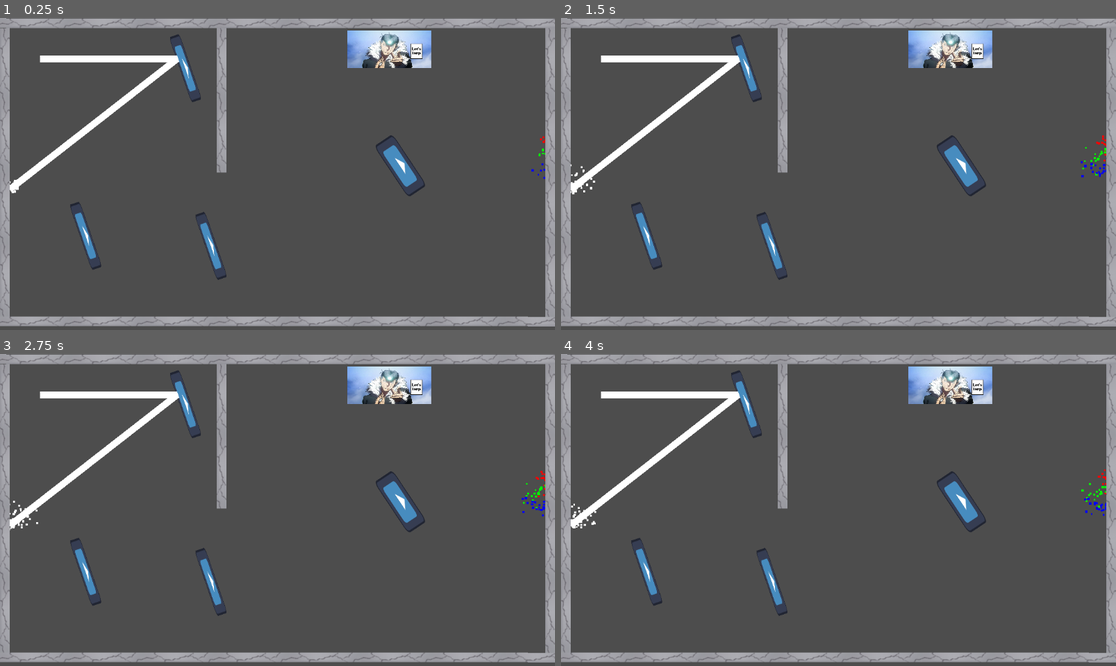
Above: before the commit, frames 1-4 (two rows, left to right).
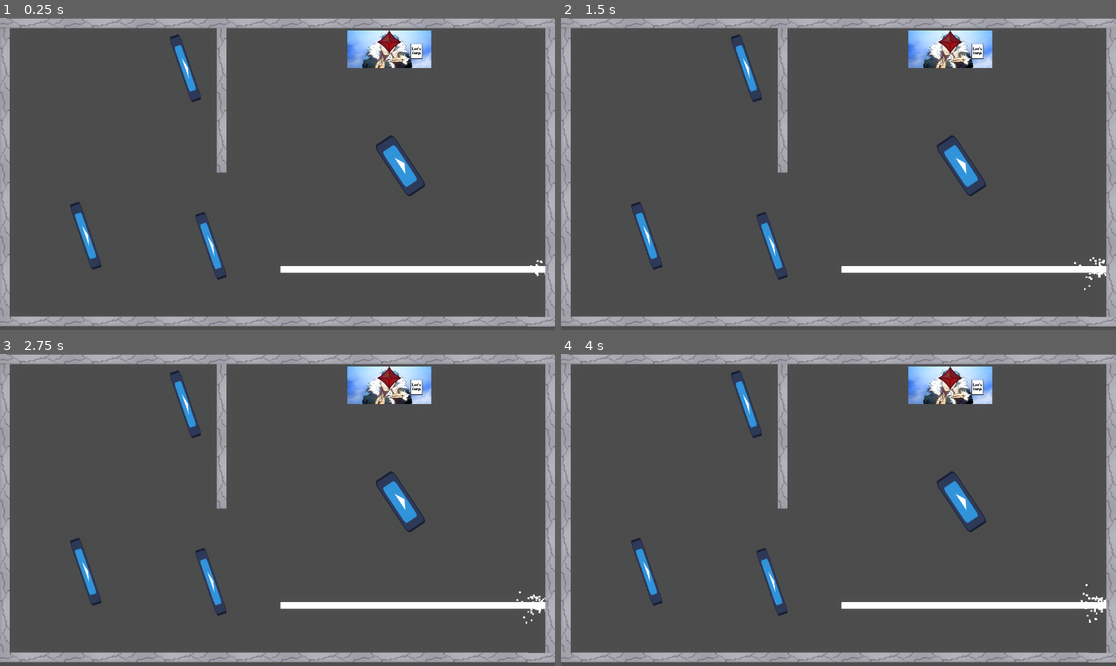
Above: after the commit, the same moments.

Repository: TBrush123/split-the-light
Game: Godot game, scene res://levels/test.tscn
The game is run twice, just before and just after one commit, with the same random seed, the same clock (stepped at 60 frames per second) and the same inputs. Before the commit the project starts from res://test.tscn. The engine's default icon, where the game draws it, is replaced by a stand-in: a white triangle on a blue panel in a dark square.
Inputs (mouse positions are in pixels of both pictures, inside the frame that each line leads up to):
- Up to frame 1 (0.25 s): no input
- Up to frame 2 (1.5 s): move the mouse to (960, 158) at 0.52 s; click (960, 158) at 0.67 s; drag from (727, 189) to (810, 236) at 1.27 s
- Up to frame 3 (2.75 s): move the mouse to (333, 441) at 2.02 s; click (333, 441) at 2.17 s
- Up to frame 4 (4 s): drag from (810, 572) to (672, 463) at 2.77 s; move the mouse to (1005, 556) at 3.52 s; click (1005, 556) at 3.67 s

The runs differ from the first frame. In frame 1, 3.6% of the frame differs, in the area x 1-99%, y 3-83%; in frame 2, 3.8%; in frame 3, 3.8%; in frame 4, 3.8%, in the area x 1-99%, y 3-87%.

Commit message:
Some adjustments, ui, and postprocess effects

Diff:
--- /dev/null
+++ b/UI/HUD.tscn
@@ -0,0 +1,118 @@
+[gd_scene format=3 uid="uid://b6jd8i07javss"]
+
+[ext_resource type="Script" uid="uid://c7a80y7fun0a4" path="res://UI/hud.gd" id="1_ijstf"]
+[ext_resource type="Script" uid="uid://cractaiupkqmv" path="res://theme_setup.gd" id="2_4n7mi"]
+[ext_resource type="Shader" uid="uid://bdsh8sdpydxsj" path="res://UI/glass_panel.gdshader" id="3_4n7mi"]
+[ext_resource type="Script" uid="uid://dedttwb15gf06" path="res://UI/level_display.gd" id="4_f2wx0"]
+[ext_resource type="Script" uid="uid://b0fgr3bqynnc4" path="res://UI/icon_button.gd" id="5_gppie"]
+
+[sub_resource type="Theme" id="Theme_uk570"]
+
+[sub_resource type="ShaderMaterial" id="ShaderMaterial_4n7mi"]
+shader = ExtResource("3_4n7mi")
+shader_parameter/opacity = 0.15
+shader_parameter/tint = Color(0.3, 0.4, 0.8, 1)
+shader_parameter/edge_brightness = 0.3
+
+[sub_resource type="StyleBoxFlat" id="StyleBoxFlat_gppie"]
+bg_color = Color(1, 1, 1, 0.0627451)
+border_color = Color(1, 1, 1, 0.13333334)
+
+[sub_resource type="StyleBoxFlat" id="StyleBoxFlat_2ptjp"]
+bg_color = Color(1, 1, 1, 0.1254902)
+
+[sub_resource type="StyleBoxFlat" id="StyleBoxFlat_f2wx0"]
+border_width_top = 1
+border_width_bottom = 1
+border_color = Color(1, 1, 1, 0.09411765)
+
+[node name="CanvasLayer" type="CanvasLayer" unique_id=48611243]
+script = ExtResource("1_ijstf")
+
+[node name="MainHUD" type="Control" parent="." unique_id=291749318]
+layout_mode = 3
+anchors_preset = 15
+anchor_right = 1.0
+anchor_bottom = 1.0
+grow_horizontal = 2
+grow_vertical = 2
+theme = SubResource("Theme_uk570")
+script = ExtResource("2_4n7mi")
+metadata/_edit_use_anchors_ = true
+
+[node name="ColorRect" type="ColorRect" parent="MainHUD" unique_id=1577918895]
+material = SubResource("ShaderMaterial_4n7mi")
+custom_minimum_size = Vector2(0, 52)
+layout_mode = 1
+anchors_preset = 10
+anchor_right = 1.0
+grow_horizontal = 2
+metadata/_edit_use_anchors_ = true
+
+[node name="HBoxContainer" type="HBoxContainer" parent="MainHUD/ColorRect" unique_id=817591400]
+layout_mode = 0
+offset_top = 1.0
+offset_right = 1152.0
+offset_bottom = 24.0
+
+[node name="LevelLabel" type="Label" parent="MainHUD/ColorRect/HBoxContainer" unique_id=1556391402]
+layout_mode = 2
+text = "Level: X"
+script = ExtResource("4_f2wx0")
+
+[node name="Control" type="Control" parent="MainHUD/ColorRect/HBoxContainer" unique_id=1595495864]
+layout_mode = 2
+size_flags_horizontal = 3
+
+[node name="RestartButton" type="Button" parent="MainHUD/ColorRect/HBoxContainer" unique_id=1673787130]
+layout_mode = 2
+theme_override_colors/font_color = Color(1, 1, 1, 0.6666667)
+theme_override_styles/normal = SubResource("StyleBoxFlat_gppie")
+theme_override_styles/hover = SubResource("StyleBoxFlat_2ptjp")
+text = "Restart"
+script = ExtResource("5_gppie")
+icon_type = "restart"
+
+[node name="PauseButton" type="Button" parent="MainHUD/ColorRect/HBoxContainer" unique_id=1902836341]
+layout_mode = 2
+theme_override_colors/font_color = Color(1, 1, 1, 0.6666667)
+theme_override_styles/normal = SubResource("StyleBoxFlat_gppie")
+theme_override_styles/hover = SubResource("StyleBoxFlat_2ptjp")
+text = "Pause"
+script = ExtResource("5_gppie")
+
+[node name="BottomBar" type="PanelContainer" parent="MainHUD" unique_id=140377389]
+layout_mode = 1
+anchors_preset = 12
+anchor_top = 1.0
+anchor_right = 1.0
+anchor_bottom = 1.0
+offset_top = -23.0
+grow_horizontal = 2
+grow_vertical = 0
+theme_override_styles/panel = SubResource("StyleBoxFlat_f2wx0")
+
+[node name="HBoxContainer" type="HBoxContainer" parent="MainHUD/BottomBar" unique_id=2085338264]
+layout_mode = 2
+
+[node name="HintButton" type="Button" parent="MainHUD/BottomBar/HBoxContainer" unique_id=763921823]
+layout_mode = 2
+theme_override_colors/font_color = Color(1, 1, 1, 0.6666667)
+theme_override_styles/normal = SubResource("StyleBoxFlat_gppie")
+theme_override_styles/hover = SubResource("StyleBoxFlat_2ptjp")
+text = "Hint?"
+script = ExtResource("5_gppie")
+icon_type = "hint"
+
+[node name="Control" type="Control" parent="MainHUD/BottomBar/HBoxContainer" unique_id=524752582]
+layout_mode = 2
+size_flags_horizontal = 3
+
+[node name="NextButton" type="Button" parent="MainHUD/BottomBar/HBoxContainer" unique_id=1536236857]
+layout_mode = 2
+theme_override_colors/font_color = Color(1, 1, 1, 0.6666667)
+theme_override_styles/normal = SubResource("StyleBoxFlat_gppie")
+theme_override_styles/hover = SubResource("StyleBoxFlat_2ptjp")
+text = "Next"
+script = ExtResource("5_gppie")
+icon_type = "next"
--- /dev/null
+++ b/UI/glass_panel.gdshader
@@ -0,0 +1,22 @@
+shader_type canvas_item;
+
+uniform float opacity : hint_range(0.0, 1.0) = 0.15;
+uniform vec4 tint : source_color = vec4(0.3, 0.4, 0.8, 1.0);
+uniform float edge_brightness : hint_range(0.0, 1.0) = 0.3;
+
+void fragment() {
+    vec2 uv = UV;
+
+    // Основной цвет стекла
+    vec4 glass = vec4(tint.rgb, opacity);
+
+    // Светлая полоска сверху — имитация блика
+    float top_edge = smoothstep(0.04, 0.0, uv.y) * edge_brightness;
+    glass.rgb += vec3(top_edge);
+
+    // Светлая полоска снизу — тонкая граница
+    float bottom_edge = smoothstep(0.97, 1.0, uv.y) * 0.15;
+    glass.rgb += vec3(bottom_edge);
+
+    COLOR = glass;
+}
--- /dev/null
+++ b/UI/hud.gd
@@ -0,0 +1,23 @@
+extends CanvasLayer
+
+signal restart_pressed
+signal pause_pressed
+signal hint_pressed
+signal next_pressed
+
+@onready var level_label: Label = $HUD/TopBar/HBox/LevelLabel
+
+func set_level(n: int):
+    level_label.text = "Level %d" % n
+
+func _on_pause_pressed():
+    pause_pressed.emit()
+
+func _on_restart_pressed():
+    restart_pressed.emit()
+
+func _on_hint_pressed():
+    hint_pressed.emit()
+
+func _on_next_pressed():
+    next_pressed.emit()
--- /dev/null
+++ b/UI/icon_button.gd
@@ -0,0 +1,35 @@
+extends Button
+
+@export var icon_color := Color(0.6, 0.8, 1.0)
+@export var icon_type := "pause"  # "pause" | "restart" | "hint"
+
+func _draw():
+    var center = size / 2
+    var r = min(size.x, size.y) * 0.5
+
+    # Фон круга
+    draw_circle(center, r, Color(icon_color.r, icon_color.g, icon_color.b, 0.12))
+
+    # Обводка
+    draw_arc(center, r, 0, TAU, 32, Color(icon_color.r, icon_color.g, icon_color.b, 0.35), 1.0)
+
+    # Иконка
+    match icon_type:
+        "pause":
+            draw_rect(Rect2(center.x - 7, center.y - 8, 4, 16), icon_color)
+            draw_rect(Rect2(center.x + 3, center.y - 8, 4, 16), icon_color)
+        "restart":
+            draw_arc(center, r * 0.5, -PI * 0.8, PI * 0.8, 24, icon_color, 2.0)
+            # стрелка
+            var tip = center + Vector2(r * 0.45, r * 0.1)
+            draw_line(tip, tip + Vector2(-6, -6), icon_color, 2.0)
+            draw_line(tip, tip + Vector2(2, -8), icon_color, 2.0)
+        "hint":
+            draw_string(
+                ThemeDB.fallback_font,
+                center + Vector2(-5, 6),
+                "?", HORIZONTAL_ALIGNMENT_LEFT, -1, 20, icon_color
+            )
+
+func _process(_delta):
+    queue_redraw()
--- /dev/null
+++ b/UI/level_display.gd
@@ -0,0 +1,33 @@
+# level_display.gd
+extends Control
+
+@export var level := 1
+var glow_time := 0.0
+
+func _draw():
+    var center = size / 2
+
+    # Подложка
+    var rect = Rect2(0, 0, size.x, size.y)
+    draw_rect(rect, Color(0.15, 0.2, 0.4, 0.4), true, -1.0)
+
+    # Верхний блик
+    draw_line(Vector2(4, 1), Vector2(size.x - 4, 1),
+        Color(1, 1, 1, 0.15 + 0.05 * sin(glow_time * 2)), 1.0)
+
+    # Текст "УРОВЕНЬ"
+    draw_string(ThemeDB.fallback_font,
+        Vector2(12, 16), "Level",
+        HORIZONTAL_ALIGNMENT_LEFT, -1, 10,
+        Color(0.5, 0.7, 1.0, 0.5))
+
+    # Большой номер
+    var glow_alpha = 0.8 + 0.2 * sin(glow_time * 1.5)
+    draw_string(ThemeDB.fallback_font,
+        Vector2(12, 38), str(level),
+        HORIZONTAL_ALIGNMENT_LEFT, -1, 28,
+        Color(0.7, 0.9, 1.0, glow_alpha))
+
+func _process(delta):
+    glow_time += delta
+    queue_redraw()
--- /dev/null
+++ b/create_theme.gd
@@ -0,0 +1,11 @@
+extends Node
+
+
+# Called when the node enters the scene tree for the first time.
+func _ready() -> void:
+	pass # Replace with function body.
+
+
+# Called every frame. 'delta' is the elapsed time since the previous frame.
+func _process(delta: float) -> void:
+	pass
--- /dev/null
+++ b/levels/test.gd
@@ -0,0 +1,23 @@
+extends Node2D
+
+var light_receivers: Array[LightReceiver] = []
+var are_all_receivers_active := false
+
+func _ready() -> void:
+	var members = get_tree().get_nodes_in_group("receiver")
+
+	for member in members:
+		if member is LightReceiver:
+			light_receivers.append(member)
+
+	for receiver in light_receivers:
+		print(receiver.name)
+
+func _process(_delta: float) -> void:
+	if are_all_receivers_active:
+		print("All receivers are active!")
+		return
+	for receiver in light_receivers:
+		if !receiver.is_active:
+			return
+	are_all_receivers_active = true
--- /dev/null
+++ b/levels/test.tscn
@@ -0,0 +1,60 @@
+[gd_scene format=3 uid="uid://x8k5u2y72v0"]
+
+[ext_resource type="Script" uid="uid://dtnv0ycx5lwbt" path="res://levels/test.gd" id="1_u45fp"]
+[ext_resource type="PackedScene" uid="uid://d0m7nwisvdij7" path="res://objects/wall.tscn" id="2_2grjb"]
+[ext_resource type="PackedScene" uid="uid://xlyjxvrtc5ht" path="res://objects/mirror.tscn" id="3_qhvcx"]
+[ext_resource type="PackedScene" uid="uid://dpe5v8oeaxfqq" path="res://objects/light_reciever.tscn" id="4_kqvnf"]
+[ext_resource type="PackedScene" uid="uid://bvdgt1uhcgyor" path="res://light/laser.tscn" id="5_eudka"]
+[ext_resource type="PackedScene" uid="uid://dq3qou8ltweud" path="res://objects/prism.tscn" id="6_qtvpr"]
+[ext_resource type="PackedScene" path="res://walls.tscn" id="7_drwxn"]
+
+[sub_resource type="Environment" id="Environment_u45fp"]
+background_mode = 3
+background_color = Color(0.050980393, 0.050980393, 0.101960786, 1)
+glow_enabled = true
+glow_strength = 1.8
+glow_bloom = 0.3
+glow_blend_mode = 0
+adjustment_enabled = true
+adjustment_contrast = 1.1
+adjustment_saturation = 1.3
+
+[node name="Test" type="Node2D" unique_id=1263500416]
+script = ExtResource("1_u45fp")
+
+[node name="Wall" parent="." unique_id=1110037336 instance=ExtResource("2_2grjb")]
+position = Vector2(460, 96.00001)
+rotation = 1.5688658
+
+[node name="Wall2" parent="." unique_id=1254159453 instance=ExtResource("2_2grjb")]
+position = Vector2(460, 246)
+rotation = 1.5688658
+
+[node name="Mirror" parent="." unique_id=1823625752 instance=ExtResource("3_qhvcx")]
+position = Vector2(176, 453.00003)
+rotation = 1.2394667
+
+[node name="Mirror2" parent="." unique_id=169471480 instance=ExtResource("3_qhvcx")]
+position = Vector2(383, 105)
+rotation = 1.2394667
+
+[node name="Mirror3" parent="." unique_id=709488274 instance=ExtResource("3_qhvcx")]
+position = Vector2(436, 474)
+rotation = 1.2394667
+
+[node name="LightReceiver" parent="." unique_id=1257106951 instance=ExtResource("4_kqvnf")]
+position = Vector2(808, 65)
+receiver_color = "red"
+
+[node name="Laser" parent="." unique_id=1321595995 instance=ExtResource("5_eudka")]
+position = Vector2(582, 522)
+active = true
+
+[node name="Prism" parent="." unique_id=1285278337 instance=ExtResource("6_qtvpr")]
+position = Vector2(830.99994, 307.00006)
+rotation = 0.9844192
+
+[node name="walls" parent="." unique_id=2029995915 instance=ExtResource("7_drwxn")]
+
+[node name="WorldEnvironment" type="WorldEnvironment" parent="." unique_id=723982076]
+environment = SubResource("Environment_u45fp")
--- a/light/lightray.gd
+++ b/light/lightray.gd
@@ -9,9 +9,12 @@
 @export var max_bounces := 5
 @export var ray_width := 12
 @export var ray_color := Color(1, 1, 1)
+@export var ray_color_name := "White"
 
 signal hit_prism(prism)
 signal prism_cleared
+signal hit_receiver(receiver)
+signal receiver_cleared(receiver)
 
 var current_points = []
 var target_points = []
@@ -51,12 +54,10 @@
 			Particles.direction = -current_dir
 			break
 		elif result and result.collider.is_in_group("receiver"):
-			print("Receiver hit")
 			points.append(result.position)
 			if not hit_receivers.has(result.collider):
 				hit_receivers.append(result.collider)
-				emit_signal("hit_prism", result.collider)
-				result.collider.activate()
+				result.collider.receive_hit(ray_color_name)
 			Particles.global_position = result.position
 			Particles.emitting = true
 			Particles.direction = -current_dir
@@ -72,12 +73,12 @@
 
 			if side_dot > 0.9:
 				if prism.has_method("receive_hit"):
+					Particles.emitting = false
 					prism.receive_hit()
 			else:
 				Particles.global_position = result.position
 				Particles.emitting = true
 				Particles.direction = -current_dir
-				print("Hit a side other than the bottom")
 
 			points.append(result.position)
 		else:
@@ -95,23 +96,21 @@
 
 func update_receivers():
 	get_tree().call_group("receiver", "deactivate")
-	for r in hit_receivers:
-		r.activate()
 func update_prisms():
 	get_tree().call_group("prism", "deactivate_prism")
 
 func activate():
 	active = true
-	print("Light ON")
 
 func deactivate():
+	Particles.emitting = false
 	active = false
-	print("Light OFF")
 
 func _process(delta: float) -> void:
 	time += delta
 	hit_receivers.clear()
 	if not active:
+		Particles.emitting = false
 		Rayline.points = []
 		return
 
@@ -128,13 +127,18 @@
 	else:
 		for i in range(current_points.size()):
 			var local_target = to_local(target_points[i])
-			current_points[i] = current_points[i].lerp(local_target, 0.2)
+			if current_points[i].distance_to(local_target) > 100:
+				current_points[i] = local_target
+			else :
+				current_points[i] = current_points[i].lerp(local_target, 0.5)
 
 	Rayline.points = current_points
 	Rayline.width = ray_width + 2 * sin(time * 5)
 
 	update_prisms()
-	update_receivers()
 
 func _ready():
 	add_to_group("light_ray")
+	Rayline.width = ray_width
+	Rayline.modulate = ray_color
+	Particles.modulate = ray_color
--- a/objects/light_reciever.gd
+++ b/objects/light_reciever.gd
@@ -1,15 +1,47 @@
+class_name LightReceiver
 extends RigidBody2D
 
+@export var lit_gem: Sprite2D
+@export var unlit_gem: Sprite2D
+
+@export var receiver_color: String = "white"
+
+@onready var sprite_unlit = load("res://assets/" + receiver_color + "0.png")
+@onready var sprite_lit = load("res://assets/" + receiver_color + "1.png")
+
 var is_active := false
+var is_being_hit := false
+var hit_color := ""
+
+func _ready():
+	lit_gem.texture = sprite_lit
+	unlit_gem.texture = sprite_unlit
 
 func activate():
-	if not is_active:
-		is_active = true
-		print("Receiver ON")
-		modulate = Color(1, 1, 0) # подсветка
+	var tween = create_tween()
+	tween.tween_property(lit_gem, "modulate:a", 1.0, 1.0).set_trans(Tween.TRANS_CUBIC).set_ease(Tween.EASE_OUT)
 
 func deactivate():
-	if is_active:
-		is_active = false
-		print("Receiver OFF")
-		modulate = Color(0.5, 0.5, 0.5)
+	var tween = create_tween()
+	tween.tween_property(lit_gem, "modulate:a", 0.0, 1.0).set_trans(Tween.TRANS_CUBIC).set_ease(Tween.EASE_OUT)
+
+func _physics_process(_delta):
+	if is_being_hit and hit_color == receiver_color:
+		if not is_active:
+			set_rays_active(true)
+	else:
+		if is_active:
+			set_rays_active(false)
+
+	is_being_hit = false
+
+func receive_hit(receive_color: String):
+	is_being_hit = true
+	hit_color = receive_color.to_lower()
+
+func set_rays_active(state: bool):
+	is_active = state
+	if state:
+		activate()
+	else:
+		deactivate()
--- a/objects/light_reciever.tscn
+++ b/objects/light_reciever.tscn
@@ -2,13 +2,18 @@
 
 [ext_resource type="Texture2D" uid="uid://ckcqmd8yso1p1" path="res://assets/HEPrZ7jaAAASEWu.jpg" id="1_87plc"]
 [ext_resource type="Script" uid="uid://bkq4lgt57tq7g" path="res://objects/light_reciever.gd" id="1_sccfu"]
+[ext_resource type="Texture2D" uid="uid://cx1nlvkmahp8r" path="res://assets/white0.png" id="3_mbbst"]
+[ext_resource type="Texture2D" uid="uid://difh4nsf38rnh" path="res://assets/white1.png" id="4_4eov5"]
 
 [sub_resource type="CircleShape2D" id="CircleShape2D_87plc"]
+radius = 25.0
 
-[node name="RigidBody2D" type="RigidBody2D" unique_id=1257106951 groups=["receiver"]]
+[node name="RigidBody2D" type="RigidBody2D" unique_id=1257106951 node_paths=PackedStringArray("lit_gem", "unlit_gem") groups=["receiver"]]
 position = Vector2(0, 15)
 gravity_scale = 0.0
 script = ExtResource("1_sccfu")
+lit_gem = NodePath("Lit")
+unlit_gem = NodePath("Unlit")
 
 [node name="Sprite2D" type="Sprite2D" parent="." unique_id=49408339]
 scale = Vector2(0.20614117, 0.16739193)
@@ -16,5 +21,17 @@
 
 [node name="CollisionShape2D" type="CollisionShape2D" parent="." unique_id=447456083]
 position = Vector2(0, -15)
+scale = Vector2(0.99999994, 0.99999994)
 shape = SubResource("CircleShape2D_87plc")
 debug_color = Color(0.7921569, 0.7529412, 0, 0.34509805)
+
+[node name="Unlit" type="Sprite2D" parent="." unique_id=668742986]
+position = Vector2(-8.4703295e-22, -15)
+scale = Vector2(0.7, 0.7)
+texture = ExtResource("3_mbbst")
+
+[node name="Lit" type="Sprite2D" parent="." unique_id=1931162419]
+modulate = Color(1, 1, 1, 0)
+position = Vector2(0, -15)
+scale = Vector2(0.7, 0.7)
+texture = ExtResource("4_4eov5")
--- a/objects/prism.gd
+++ b/objects/prism.gd
@@ -7,7 +7,6 @@
 @onready var rays: Array = [RedLight, GreenLight, BlueLight]
 
 @export var output_angles = [-30, 0, 30]
-@export var output_colors = [Color.RED, Color.GREEN, Color.BLUE]
 
 
 var is_being_hit = false
@@ -18,14 +17,13 @@
 
 func _ready():
 	for ray in range(rays.size()):
+		rays[ray].deactivate()
 		print(rays[ray].name)
-		rays[ray].Particles.modulate = output_colors[ray]
 		rays[ray].Particles.direction = Vector2.RIGHT.rotated(deg_to_rad(output_angles[ray]))
 		rays[ray].Particles.emitting = false
 		rays[ray].Particles.amount = 20
-		rays[ray].Rayline.modulate = output_colors[ray]
 		rays[ray].ray_width = 6
-		rays[ray].deactivate()
+
 
 
 func _physics_process(_delta):
@@ -36,7 +34,6 @@
 		if activated:
 			set_rays_active(false)
 
-	# Reset for the next frame's check
 	is_being_hit = false
 
 func set_rays_active(state: bool):
--- a/objects/prism.tscn
+++ b/objects/prism.tscn
@@ -8,6 +8,7 @@
 size = Vector2(128, 48)
 
 [node name="Prism" type="RigidBody2D" unique_id=1285278337 node_paths=PackedStringArray("RedLight", "GreenLight", "BlueLight") groups=["prism"]]
+position = Vector2(1, 0)
 gravity_scale = 0.0
 script = ExtResource("1_efuxx")
 RedLight = NodePath("Red")
@@ -25,11 +26,17 @@
 [node name="Red" parent="." unique_id=1321595995 instance=ExtResource("2_tbp3w")]
 position = Vector2(-47.000004, -38.000004)
 rotation = -2.6179938
+ray_color = Color(0.9999997, 0.13131744, 0.2249974, 1)
+ray_color_name = "red"
 
 [node name="Green" parent="." unique_id=618817048 instance=ExtResource("2_tbp3w")]
 position = Vector2(0, -46)
 rotation = -1.5707964
+ray_color = Color(0, 1, 0, 1)
+ray_color_name = "green"
 
 [node name="Blue" parent="." unique_id=1936477929 instance=ExtResource("2_tbp3w")]
 position = Vector2(46, -40)
 rotation = -0.5235988
+ray_color = Color(0, 0, 1, 1)
+ray_color_name = "blue"
--- a/test.tscn
+++ /dev/null
@@ -1,43 +0,0 @@
-[gd_scene format=3 uid="uid://x8k5u2y72v0"]
-
-[ext_resource type="PackedScene" uid="uid://bvdgt1uhcgyor" path="res://light/laser.tscn" id="1_37kl0"]
-[ext_resource type="PackedScene" uid="uid://d0m7nwisvdij7" path="res://objects/wall.tscn" id="2_8uh7m"]
-[ext_resource type="PackedScene" uid="uid://xlyjxvrtc5ht" path="res://objects/mirror.tscn" id="3_6uqi0"]
-[ext_resource type="PackedScene" uid="uid://dpe5v8oeaxfqq" path="res://objects/light_reciever.tscn" id="4_ppyta"]
-[ext_resource type="PackedScene" uid="uid://dq3qou8ltweud" path="res://objects/prism.tscn" id="5_ykrsh"]
-[ext_resource type="PackedScene" uid="uid://dmhe7qgloqnyc" path="res://walls.tscn" id="6_g14j6"]
-
-[node name="Test" type="Node2D" unique_id=1263500416]
-
-[node name="Wall" parent="." unique_id=1110037336 instance=ExtResource("2_8uh7m")]
-position = Vector2(460, 96.00001)
-rotation = 1.5688658
-
-[node name="Wall2" parent="." unique_id=1254159453 instance=ExtResource("2_8uh7m")]
-position = Vector2(460, 246)
-rotation = 1.5688658
-
-[node name="Mirror" parent="." unique_id=1823625752 instance=ExtResource("3_6uqi0")]
-position = Vector2(176, 453.00003)
-rotation = 1.2394667
-
-[node name="Mirror2" parent="." unique_id=169471480 instance=ExtResource("3_6uqi0")]
-position = Vector2(383, 105)
-rotation = 1.2394667
-
-[node name="Mirror3" parent="." unique_id=709488274 instance=ExtResource("3_6uqi0")]
-position = Vector2(436, 474)
-rotation = 1.2394667
-
-[node name="RigidBody2D" parent="." unique_id=1257106951 instance=ExtResource("4_ppyta")]
-position = Vector2(808, 65)
-
-[node name="Laser" parent="." unique_id=1321595995 instance=ExtResource("1_37kl0")]
-position = Vector2(83, 85)
-active = true
-
-[node name="Prism" parent="." unique_id=1285278337 instance=ExtResource("5_ykrsh")]
-position = Vector2(830.99994, 307.00006)
-rotation = 0.9844192
-
-[node name="walls" parent="." unique_id=2029995915 instance=ExtResource("6_g14j6")]
--- /dev/null
+++ b/theme_setup.gd
@@ -0,0 +1,39 @@
+extends Control
+
+
+# theme_setup.gd - запусти один раз чтобы создать тему
+func create_theme() -> Theme:
+    var theme = Theme.new()
+
+    # Панели
+    var panel_style = StyleBoxFlat.new()
+    panel_style.bg_color = Color(0.07, 0.07, 0.13, 0.85)
+    panel_style.border_color = Color(1, 1, 1, 0.1)
+    panel_style.set_border_width_all(1)
+    theme.set_stylebox("panel", "PanelContainer", panel_style)
+
+    # Кнопки
+    var btn_normal = StyleBoxFlat.new()
+    btn_normal.bg_color = Color(1, 1, 1, 0.06)
+    btn_normal.border_color = Color(1, 1, 1, 0.13)
+    btn_normal.set_border_width_all(1)
+    btn_normal.corner_radius_top_left = 8
+    btn_normal.corner_radius_top_right = 8
+    btn_normal.corner_radius_bottom_left = 8
+    btn_normal.corner_radius_bottom_right = 8
+
+    var btn_hover = StyleBoxFlat.new()
+    btn_hover.bg_color = Color(1, 1, 1, 0.12)
+    btn_hover.border_color = Color(1, 1, 1, 0.2)
+    btn_hover.set_border_width_all(1)
+    btn_hover.corner_radius_top_left = 8
+    btn_hover.corner_radius_top_right = 8
+    btn_hover.corner_radius_bottom_left = 8
+    btn_hover.corner_radius_bottom_right = 8
+
+    theme.set_stylebox("normal", "Button", btn_normal)
+    theme.set_stylebox("hover", "Button", btn_hover)
+    theme.set_color("font_color", "Button", Color(1, 1, 1, 0.7))
+    theme.set_color("font_color", "Label", Color(1, 1, 1, 0.9))
+
+    return theme
Not shown, added: UI/glass_panel.gdshader.uid
Not shown, added: UI/hud.gd.uid
Not shown, added: UI/icon_button.gd.uid
Not shown, added: UI/level_display.gd.uid
Binary file added: assets/blue0.png
Not shown, added: assets/blue0.png.import
Binary file added: assets/blue1.png
Not shown, added: assets/blue1.png.import
Binary file added: assets/green0.png
Not shown, added: assets/green0.png.import
Binary file added: assets/green1.png
Not shown, added: assets/green1.png.import
(and 11 more such lines)
